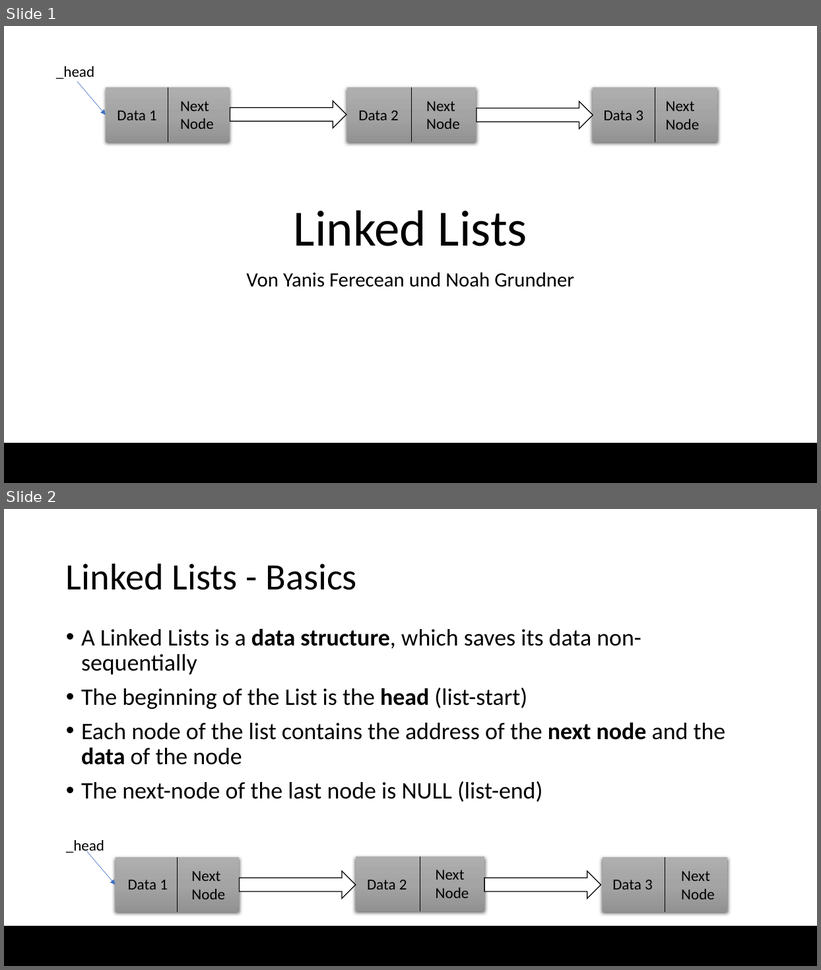
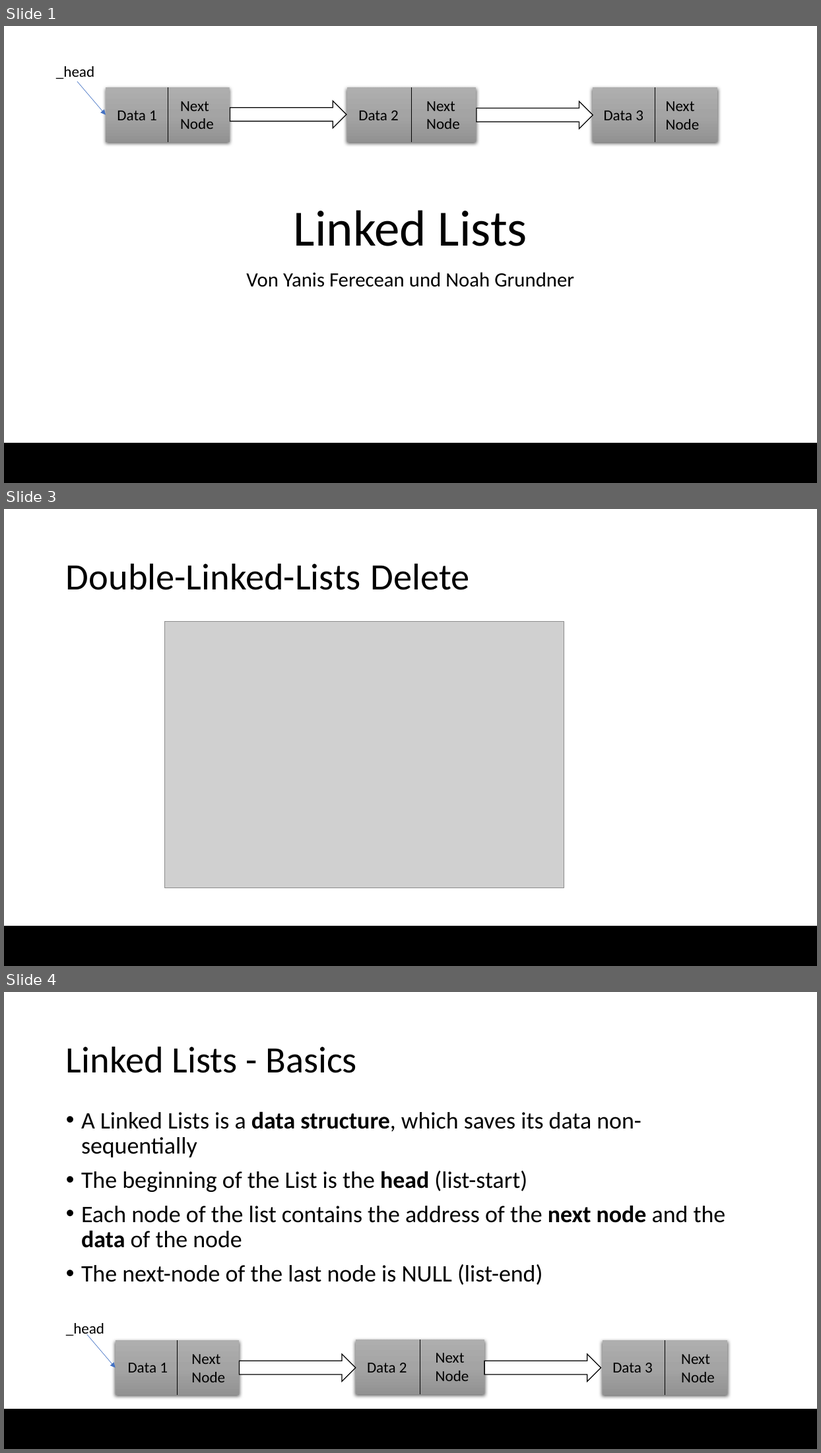
Before and after one commit to Noah274/Grundner-Ferecean-Linked-List-2022, a slide deck: Linked_List.pptx. Shown one above the other, each under a label of ours: slides 1 and 2 before the commit, slides 1, 3 and 4 after it; the slides between them are not shown. The pictures are 821x970 and 821x1453 pixels, drawn with LibreOffice and Linux fonts; fonts in the diff are those of the drawing; grey boxes stand for pictures; background and template pictures are left out. Boxes give left, top, right and bottom in pixels: in the first picture for what was removed or moved away, otherwise in the second. Text is boxed around its words. In the diff, an @@ line names an element or a change of style, - is before the commit and + after.

Commit message:
added the double linked list pictures

```diff
--- a/Linked_List.pptx
+++ b/Linked_List.pptx
@@ slide 3 added at (x1=4, y1=509, x2=817, y2=966), background #FFFFFF; not listed: 1 template element that a slide beside it also shows @@
@@ title added at (x1=66, y1=563, x2=470, y2=590), 44 pt, text #000000 @@
+Double-Linked-Lists Delete
@@ picture added at (x1=165, y1=622, x2=564, y2=889) @@
@@ what was slide 2 is now slide 4 @@
```
Also in this commit, not shown: 1 other slide added.
